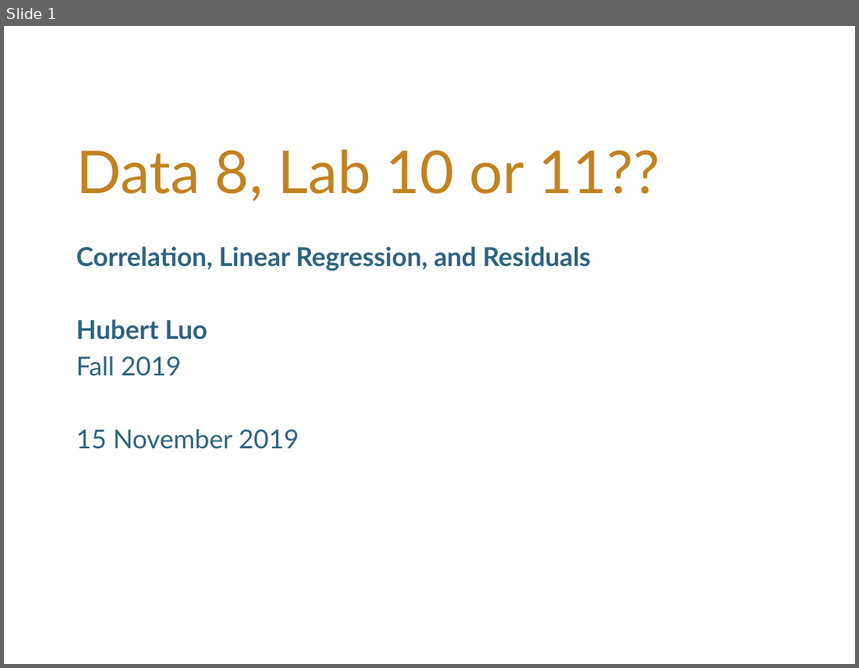
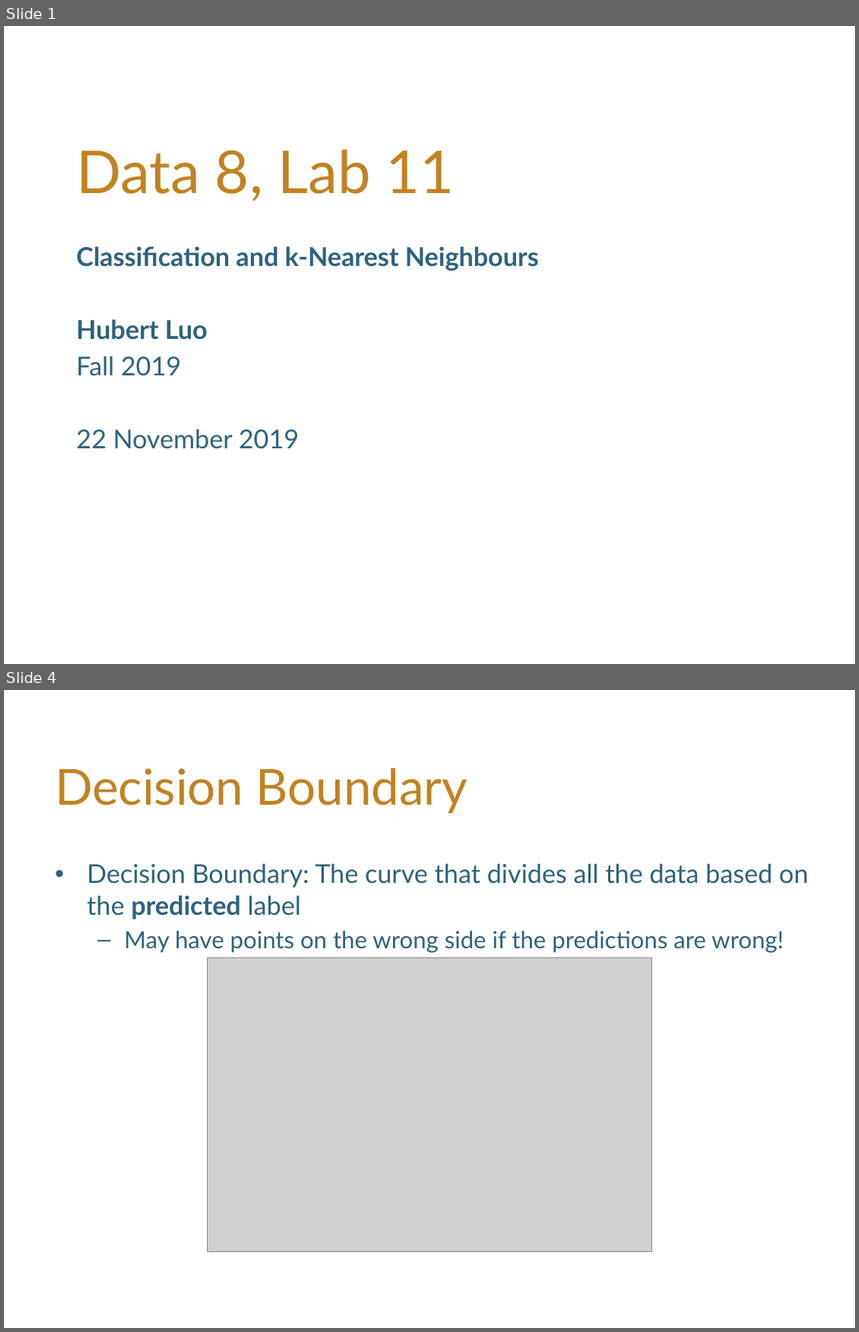
Before and after one commit to hLuo27/teaching, a slide deck: data8/slides/lab11.pptx. Shown one above the other, each under a label of ours: slide 1 before the commit, slides 1 and 4 after it; the slides between them are not shown. The pictures are 859x668 and 859x1332 pixels, drawn with LibreOffice and Linux fonts; fonts in the diff are those of the drawing; grey boxes stand for pictures; background and template pictures are left out. Boxes give left, top, right and bottom in pixels: in the first picture for what was removed or moved away, otherwise in the second. Text is boxed around its words. In the diff, an @@ line names an element or a change of style, - is before the commit and + after.

```diff
--- a/data8/slides/lab11.pptx
+++ b/data8/slides/lab11.pptx
@@ slide 4 added at <box>4,690,855,1328</box>, background #FFFFFF @@
@@ title added at <box>55,768,468,814</box>, 42 pt, text #C28220 @@
+Decision Boundary
@@ text added at <box>87,863,808,953</box>, 22 pt, text #2D637F @@
+• Decision Boundary: The curve that divides all the data based on the predicted label
+  – May have points on the wrong side if the predictions are wrong!
@@ picture added at <box>208,958,652,1252</box> @@
@@ slide 1 changed as well @@
@@ title at <box>76,149,455,202</box>: text changed @@
-Data 8, Lab 10 or 11??
+Data 8, Lab 11
@@ subtitle at <box>76,246,539,271</box>: text changed @@
-Correlation, Linear Regression, and Residuals
+Classification and k-Nearest Neighbours
@@ subtitle at <box>76,429,299,449</box>: text changed @@
-15 November 2019
+22 November 2019
```
Also in this commit, not shown: 5 other slides added, 4 slides removed, 1 other file.
